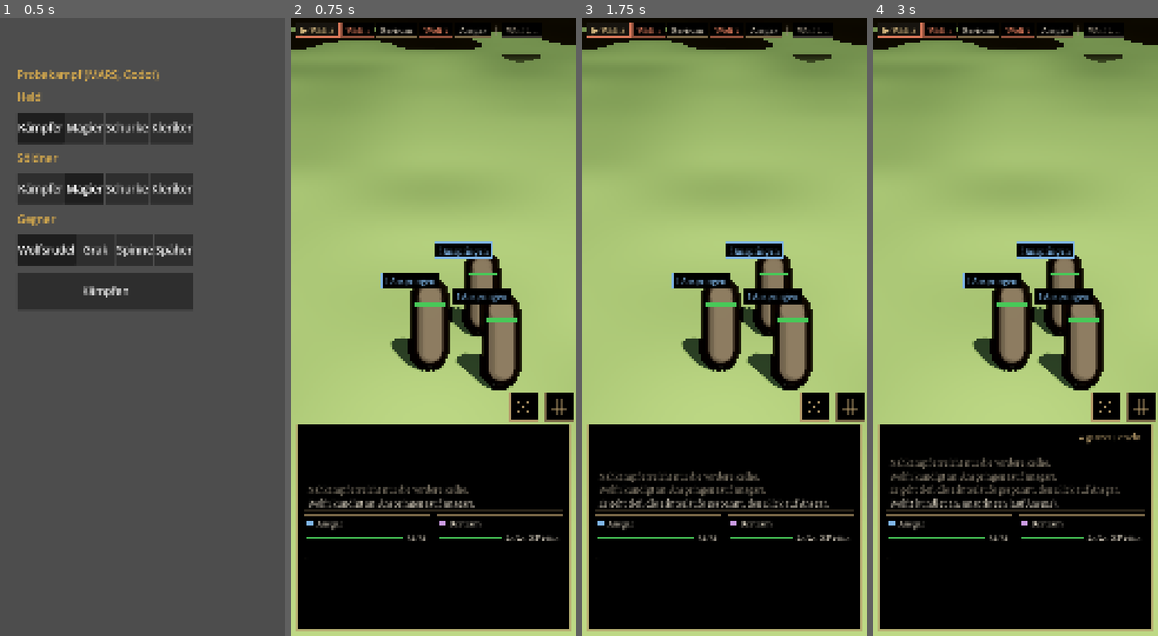
Above: before the commit, frames 1-4 (left to right).
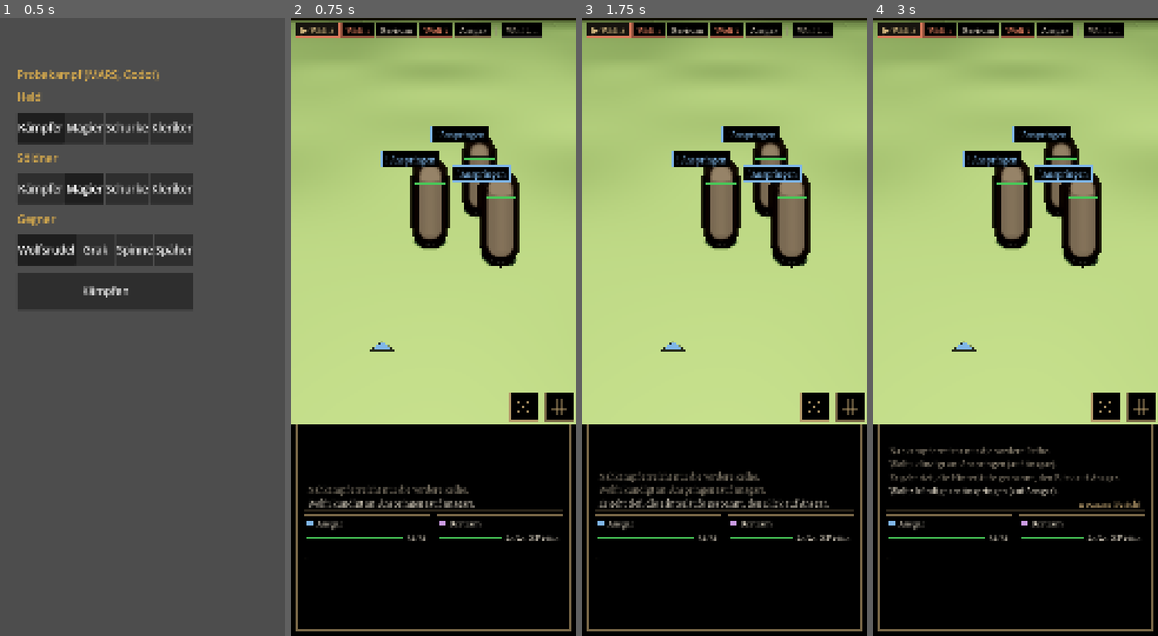
Above: after the commit, the same moments.

Repository: tramour-cmyk/androidapp_rpg_bornim
Game: Godot game, scene res://kampf/probe.tscn
Same seed, same stepped clock (60 frames per second), same inputs: the game is played once before the commit and once after it.
Inputs (mouse positions are in pixels of both pictures, inside the frame that each line leads up to):
- Up to frame 1 (0.5 s): no input
- Up to frame 2 (0.75 s): click "Kämpfen" at 0.5 s
- Up to frame 3 (1.75 s): tap Enter at 1.25 s; move the mouse to (787, 296) at 1.27 s; click (787, 296) at 1.42 s
- Up to frame 4 (3 s): tap Space at 2 s; move the mouse to (958, 357) at 2.02 s; click (958, 357) at 2.17 s; tap Enter at 2.75 s; move the mouse to (1044, 191) at 2.77 s; click (1044, 191) at 2.92 s

Frame 1 is identical in both runs. In frame 2, 32% of the frame differs, in the area x 0-100%, y 0-100%; in frame 3, 32%; in frame 4, 34%.

Commit message:
348.7: Waffe und Schild an den Händen (BoneAttachment, Griff aus held3.py vermessen), Wölfe heller (Fell ×2,2, gemessen gegen das alte Bild), Sonne höher ohne Baumschatten auf der Lichtung, Kamera passt sich der Tafel an, schwarzer Grund unter der Tafel, „▴ ganzer Bericht“ unten rechts, Vergleichsbild beim Zug der Gruppe mit Heldin Mira, Bildorte im Prüflauf
Co-Authored-By: Claude Opus 5.5 <noreply@anthropic.com>
Claude-Session: https://claude.ai/code/session_01T9ws9tQ7ynWSwgNjdHbfAv

Diff:
--- a/godot/kampf/figur.gd
+++ b/godot/kampf/figur.gd
@@ -30,8 +30,14 @@
 	model = _load_model()
 	add_child(model)
 	model.scale = Vector3.ONE * _scale()
+	if fighter.monster == null:
+		_arm()
 	_face()
 	_idle()
+	# Prüfschalter GLUEH=1: Gegner leuchten, damit der Prüflauf ihre Bildpunkte vom Hintergrund trennt (Helligkeit messen)
+	if OS.has_environment("GLUEH") and fighter.monster != null:
+		for m in mats:
+			m.set_shader_parameter("glow", 1.0)
 
 
 func _scale() -> float:
@@ -78,6 +84,64 @@
 	return root
 
 
+# Waffe und Schild an den Händen (Modellregel 4): Startausrüstung je Klasse wie Hero.create; die Waffe aus dem Bogen
+# (main.id), sonst die der Klasse. Griff in der Handfläche (held3.py hand(): Handmitte 3,6 cm hinter dem Handgelenk,
+# Unterarmknochen fo-wr 12,1 cm, Finger um die Achse vorn-hinten gekrümmt), also liegt der Griff vorn-hinten in der Hand.
+const OFF_HAND := {"FIGHTER": "shield", "CLERIC": "round_shield"}
+const GRIP_CM := 15.7
+const PALM_CM := 2.4
+const STAFFS := ["quarterstaff", "staff"]
+
+func _arm() -> void:
+	var sk := _find(model, "Skeleton3D") as Skeleton3D
+	if sk == null:
+		return
+	var main: String = fighter.hero.main.id if fighter.hero.has("main") and not fighter.hero.main.ranged else ""
+	if main != "":
+		_hold(sk, "R", main)
+	var off: String = OFF_HAND.get(fighter.hero.get("cls", ""), "")
+	if off != "":
+		_hold(sk, "L", off)
+
+
+## Hangs [what] (a .glb in metres, grip at its origin) on the forearm of [side]; the model is in centimetres (held.glb).
+func _hold(sk: Skeleton3D, side: String, what: String) -> void:
+	var p := "res://kampf/daten/%s.bin" % what
+	var bi := sk.find_bone("fo%s-wr%s" % [side, side])
+	if bi < 0 or not FileAccess.file_exists(p):
+		return
+	var doc := GLTFDocument.new()
+	var st := GLTFState.new()
+	if doc.append_from_buffer(FileAccess.get_file_as_bytes(p), "", st) != OK:
+		return
+	var w := doc.generate_scene(st) as Node3D
+	_paint(w)
+	var at := BoneAttachment3D.new()
+	at.bone_name = sk.get_bone_name(bi)
+	sk.add_child(at)
+	at.add_child(w)
+	# directions of the figure (+Z forward, +Y up, inward to the body) in the bone's own space
+	var rest := sk.get_bone_global_rest(bi).basis.orthonormalized().inverse()
+	var down := rest * Vector3.DOWN
+	var fwd := rest * Vector3.BACK
+	var inward := rest * (Vector3.RIGHT if side == "R" else Vector3.LEFT)
+	var b: Basis
+	var o: Vector3
+	if what.contains("shield"):
+		# Schild am Unterarm außen: Vorderseite nach außen, oben nach oben, die Fessel um den Unterarm
+		b = Basis(fwd, -down, -inward)
+		o = Vector3(0, GRIP_CM * 0.35, 0) - inward * 4.0
+	elif what in STAFFS:
+		# Stab senkrecht neben dem Körper, in der Mitte gefasst
+		b = Basis(fwd, -down, fwd.cross(-down))
+		o = Vector3(0, GRIP_CM, 0) + inward * PALM_CM
+	else:
+		# Klinge nach vorn, Schneide oben und unten
+		b = Basis(-down, fwd, (-down).cross(fwd))
+		o = Vector3(0, GRIP_CM, 0) + inward * PALM_CM
+	w.transform = Transform3D(b.scaled(Vector3.ONE * 100.0), o)
+
+
 func _toon(c: Color) -> ShaderMaterial:
 	var m := ShaderMaterial.new()
 	m.shader = load("res://kampf/toon.gdshader")
--- a/godot/kampf/kampf_ui.gd
+++ b/godot/kampf/kampf_ui.gd
@@ -92,7 +92,20 @@
 	panel.offset_right = -m
 	panel.offset_bottom = -m
 	panel.add_theme_stylebox_override("panel", _box(Color.BLACK, RIM, 10, 10, 1.0))
+	# below the scene the screen is black (SkirmishScreen: the box stands under the scene, not over it)
+	backdrop = ColorRect.new()
+	backdrop.color = Color.BLACK
+	backdrop.mouse_filter = Control.MOUSE_FILTER_IGNORE
+	root.add_child(backdrop)
 	root.add_child(panel)
+	# the scene ends above the box: when the box takes its real height, the camera fits again (Lauf 11: Helden verdeckt)
+	panel.resized.connect(func():
+		var vs2: Vector2 = get_viewport().get_visible_rect().size
+		backdrop.position = Vector2(0, vs2.y - panel_height())
+		backdrop.size = Vector2(vs2.x, panel_height())
+		if absf(panel.size.y - fitted_h) > 1.0:
+			fitted_h = panel.size.y
+			kampfort._fit_camera())
 	var col := VBoxContainer.new()
 	col.add_theme_constant_override("separation", int(6 * dp))
 	panel.add_child(col)
@@ -169,6 +182,9 @@
 	return s
 
 
+var fitted_h := -1.0
+var backdrop: ColorRect
+
 func panel_height() -> float:
 	# the scene ends above the box and its outer margin (SkirmishScreen: weight 1 above, box below)
 	return panel.size.y + 8 * dp if panel and panel.size.y > 0 else get_viewport().get_visible_rect().size.y * 0.33
@@ -224,8 +240,10 @@
 	var w := log_area.size.x
 	var h := log_area.size.y
 	var more := lines.size() > 3
+	var fs2 := sp(11)
 	var rows_all := []
-	var y := h
+	# like SkirmishScreen: the lines above, „▴ ganzer Bericht“ under them on the right
+	var y := h - (fs2 * 1.3 if more else 0.0)
 	for i in range(lines.size() - 1, -1, -1):
 		var rows := _wrap(_words(lines[i], i == lines.size() - 1), w, fs)
 		if y - rows.size() * lh < 0:
@@ -240,10 +258,8 @@
 			yy += lh
 	if more:
 		var label := t("▴ ganzer Bericht", "▴ whole log")
-		var fs2 := sp(11)
 		var lw := font.get_string_size(label, HORIZONTAL_ALIGNMENT_LEFT, -1, fs2).x
-		log_area.draw_rect(Rect2(w - lw - 6 * dp, 0, lw + 6 * dp, fs2 * 1.2), Color.BLACK)
-		log_area.draw_string(font, Vector2(w - lw, fs2 * 0.95), label, HORIZONTAL_ALIGNMENT_LEFT, -1, fs2, GOLD)
+		log_area.draw_string(font, Vector2(w - lw, h - fs2 * 0.3), label, HORIZONTAL_ALIGNMENT_LEFT, -1, fs2, GOLD)
 
 
 func _show_full_log(on: bool) -> void:
--- a/godot/kampf/kampfort.gd
+++ b/godot/kampf/kampfort.gd
@@ -109,7 +109,9 @@
 	we.environment = env
 	add_child(we)
 	var sun := DirectionalLight3D.new()
-	sun.rotation_degrees = Vector3(-50, 25, 0)
+	# höher und von vorn als im Dorf (licht.gd -50, 25): sonst liegt der Schatten der Bäume auf der Lichtung (Lauf 11:
+	# Wölfe schwarz, grauer Wolf Helligkeit 8, ohne Baumschatten 43)
+	sun.rotation_degrees = Vector3(-65, 0, 0)
 	sun.shadow_enabled = true
 	sun.directional_shadow_mode = DirectionalLight3D.SHADOW_ORTHOGONAL
 	sun.directional_shadow_max_distance = 40.0
--- a/godot/kampf/probe.gd
+++ b/godot/kampf/probe.gd
@@ -16,6 +16,8 @@
 var foe := "WOLVES"
 var box: VBoxContainer
 var fight: Node
+## the hero's name on the comparison picture (MarsShot: "Mira")
+var still_name := ""
 
 
 func _ready() -> void:
@@ -46,10 +48,16 @@
 
 func _still(path: String) -> void:
 	hero_cls = "CLERIC"
+	still_name = "Mira"
 	merc_cls = "FIGHTER"
 	foe = "WOLVES"
 	_start.call_deferred(7)
 	await get_tree().create_timer(2.5).timeout
+	# wie im alten Bild: der Held ist dran, die Knöpfe stehen (höchstens 10 s warten)
+	var until := Time.get_ticks_msec() + 10000
+	while Time.get_ticks_msec() < until and fight and (fight.busy or fight.playing or fight.mars.current().side != "PARTY"):
+		await get_tree().process_frame
+	await get_tree().create_timer(0.6).timeout
 	_report_facing()
 	await RenderingServer.frame_post_draw
 	get_viewport().get_texture().get_image().save_png(path)
@@ -75,6 +83,9 @@
 		if sk and sk.find_bone("foR-wrR") >= 0:
 			var hb := sk.global_transform * sk.get_bone_global_pose(sk.find_bone("foR-wrR"))
 			print("Hand %s: Ort %s, x %s, y %s, z %s" % [id, hb.origin, hb.basis.x.normalized(), hb.basis.y.normalized(), hb.basis.z.normalized()])
+		var foot: Vector2 = fight.screen_of(fig.global_position)
+		var top: Vector2 = fight.screen_of(fig.head())
+		print("Schirm %s: Fuß %d,%d Kopf %d,%d" % [id, foot.x, foot.y, top.x, top.y])
 		print("Blick %s: soll %s, ist %s, Winkel %.0f°" % [id, want.normalized(), got.normalized(), rad_to_deg(want.signed_angle_to(got, Vector3.UP))])
 
 
@@ -153,6 +164,9 @@
 		"SPIDER": [["wolf1", Mars.WOLF, Vector2i(0, 0)], ["spider", Mars.SPIDER, Vector2i(1, 0)]],
 		"SCOUT": [["gob1", Mars.CALLED, Vector2i(0, 0)], ["scout", Mars.SCOUT, Vector2i(1, 0)]],
 	}[foe]
+	if still_name != "":
+		party[0].hero = party[0].hero.duplicate()
+		party[0].hero.name = still_name
 	for e in lineup:
 		var m: Dictionary = monsters[e[1]]
 		foes.append(Mars.monster_fighter(e[0], e[2], m, dice.roll_expr(m.hp)))
Not shown, added: godot/kampf/halm.gdshader.uid
Not shown, added: godot/kampf/wald_boden.gdshader.uid
Not shown, changed: .github/workflows/godot-kampf.yml
Not shown, changed: tools/blender348/wolf.py
